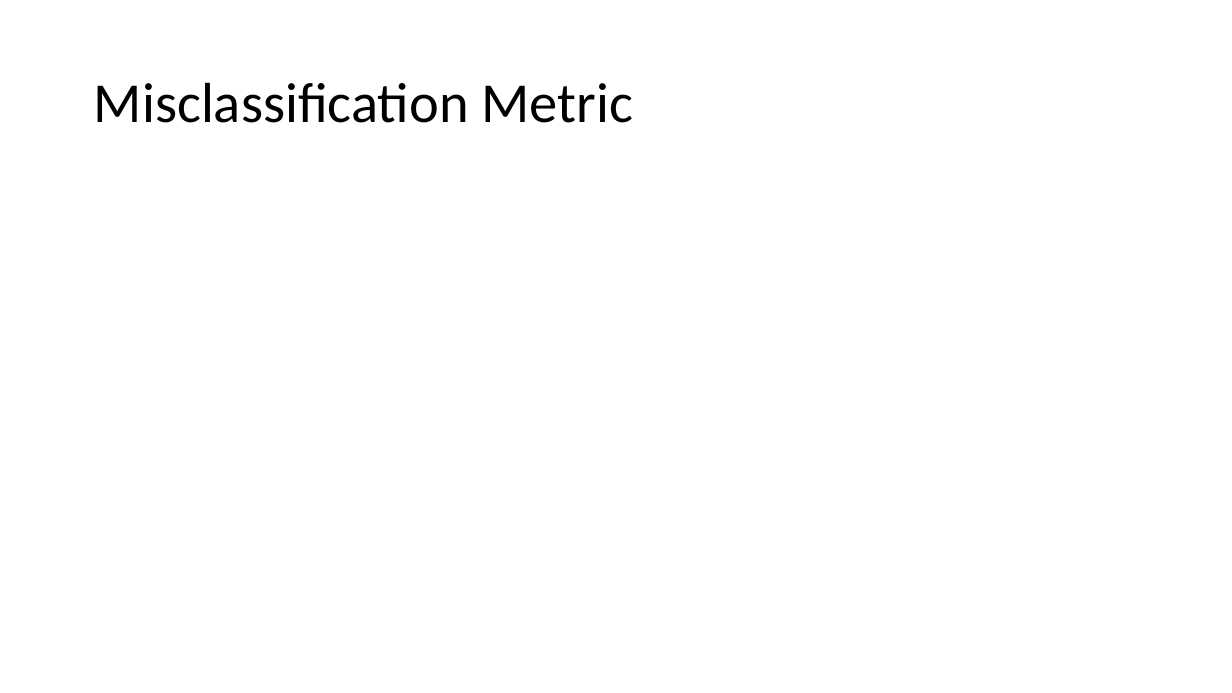
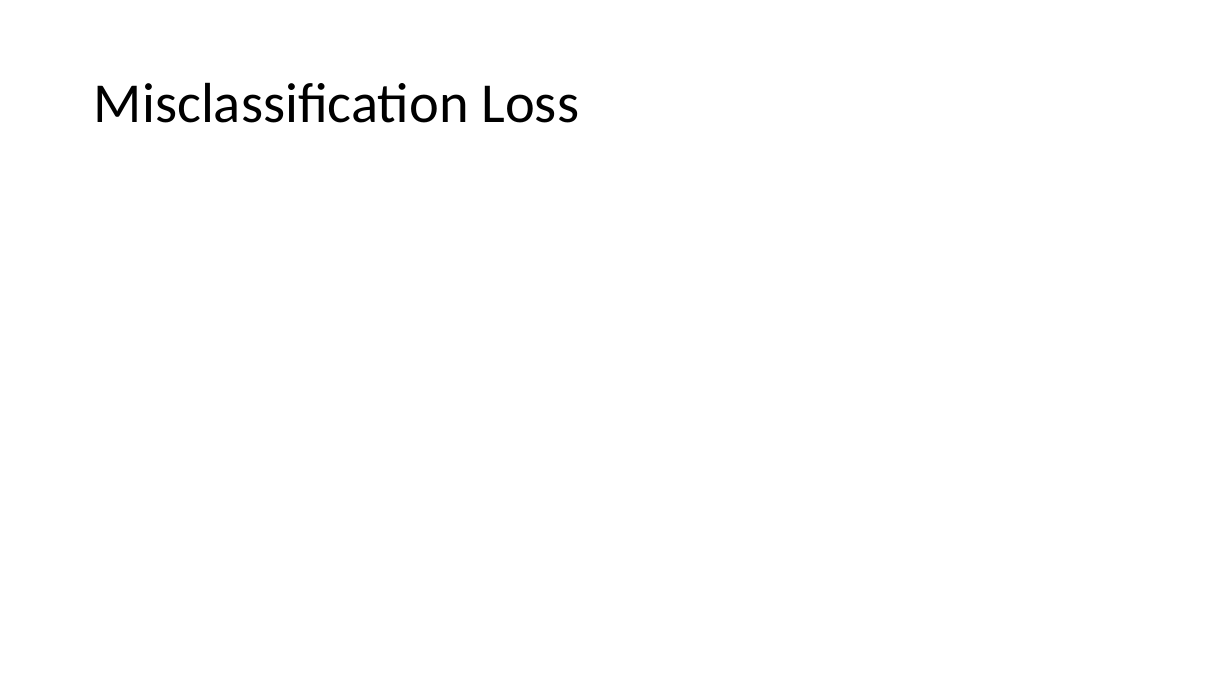
Before and after one commit to meenakshsundaram/AIML, a slide deck: slide 22 of DecisionTrees/DecisionTrees.pptx (slide 16 before the commit). Drawn at 1232x693 pixels with LibreOffice and Linux fonts; fonts in the diff are those of the drawing. Boxes give left, top, right and bottom in pixels: in the first picture for what was removed or moved away, otherwise in the second. Text is boxed around its words. In the diff, an @@ line names an element or a change of style, - is before the commit and + after.

```diff
--- a/DecisionTrees/DecisionTrees.pptx
+++ b/DecisionTrees/DecisionTrees.pptx
@@ title at [94,82,580,123]: text changed @@
-Misclassification Metric
+Misclassification Loss
```
Also in this commit, not shown: 3 other slides changed, 7 slides added.
